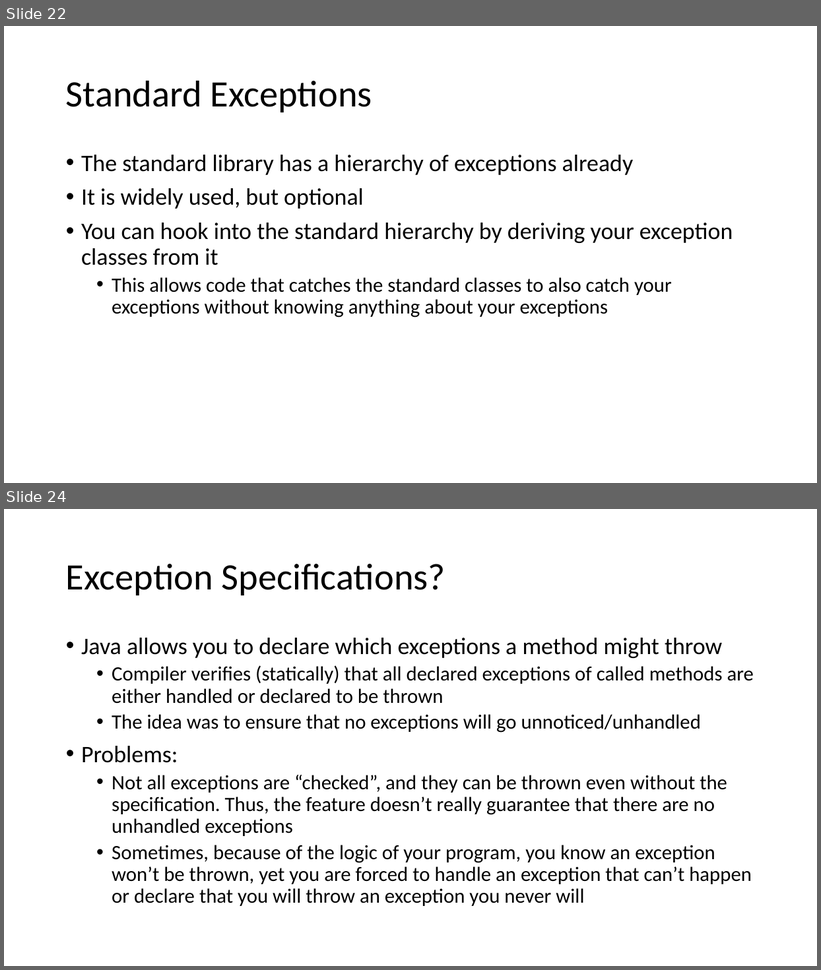
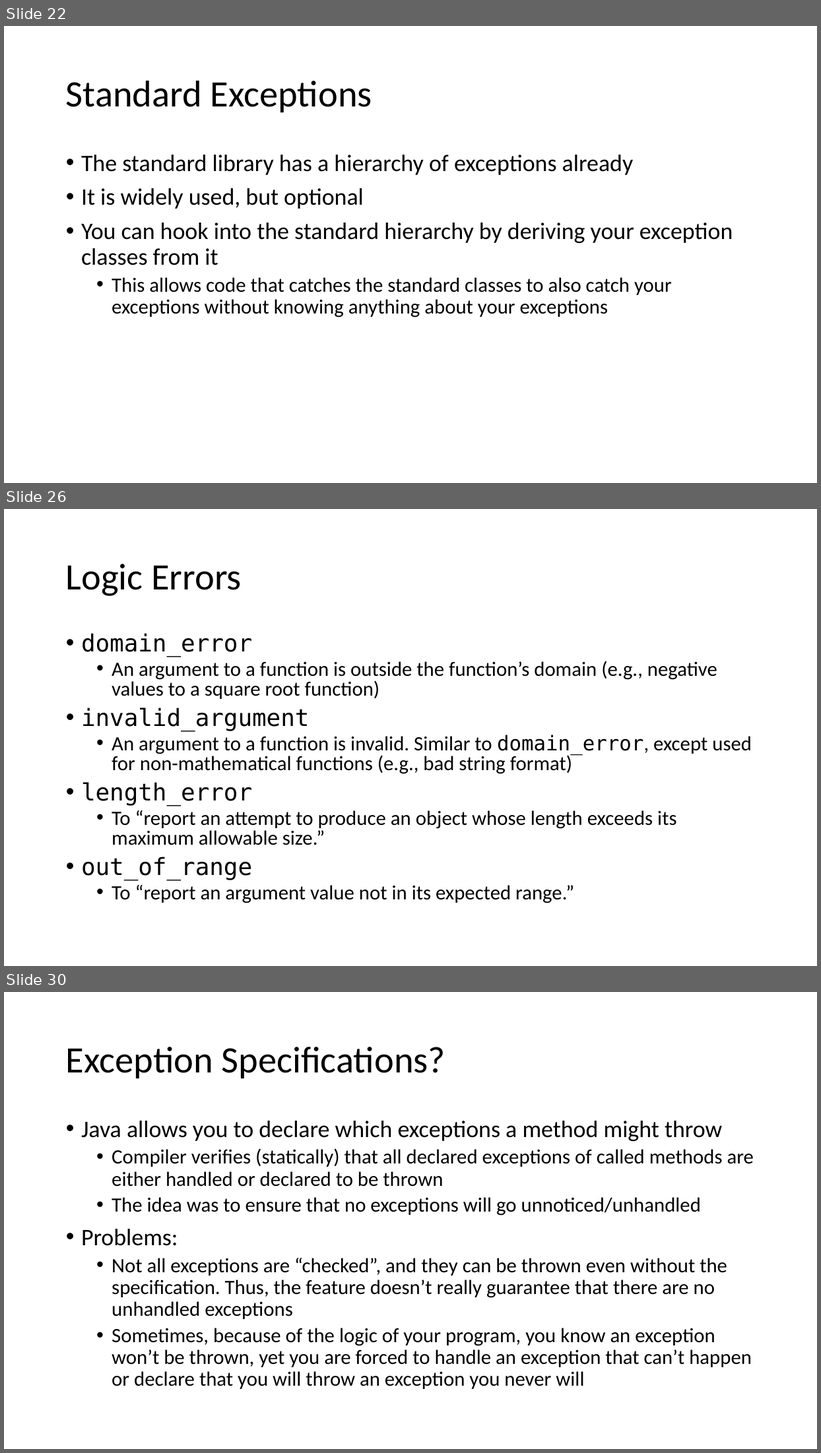
Before and after one commit to pchapin/cpp, a slide deck: Presentations/Exceptions.pptx. Shown one above the other, each under a label of ours: slides 22 and 24 before the commit, slides 22, 26 and 30 after it; the slides between them are not shown. The pictures are 821x970 and 821x1453 pixels, drawn with LibreOffice and Linux fonts; fonts in the diff are those of the drawing. Boxes give left, top, right and bottom in pixels: in the first picture for what was removed or moved away, otherwise in the second. Text is boxed around its words. In the diff, an @@ line names an element or a change of style, - is before the commit and + after.

Commit message:
More work on the Exceptions presentation.

```diff
--- a/Presentations/Exceptions.pptx
+++ b/Presentations/Exceptions.pptx
@@ slide 26 added at [4,509,817,966], background #FFFFFF @@
@@ title added at [66,564,242,596], 44 pt, text #000000 @@
+Logic Errors
@@ text added at [81,633,752,904], 24 pt, text #000000 @@
+• domain_error
+  • An argument to a function is outside the function’s domain (e.g., negative values to a square root function)
+• invalid_argument
+  • An argument to a function is invalid. Similar to domain_error, except used for non-mathematical functions (e.g., bad string format)
+• length_error
+  • To “report an attempt to produce an object whose length exceeds its maximum allowable size.”
+• out_of_range
+  • To “report an argument value not in its expected range.”
@@ what was slide 24 is now slide 30 @@
```
Also in this commit, not shown: 6 slides changed, 5 other slides added.
